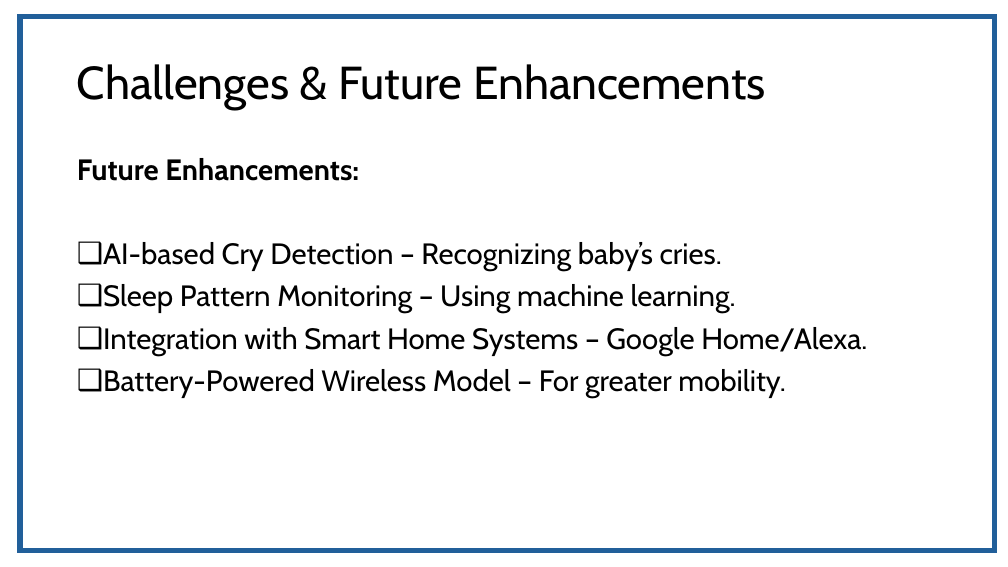
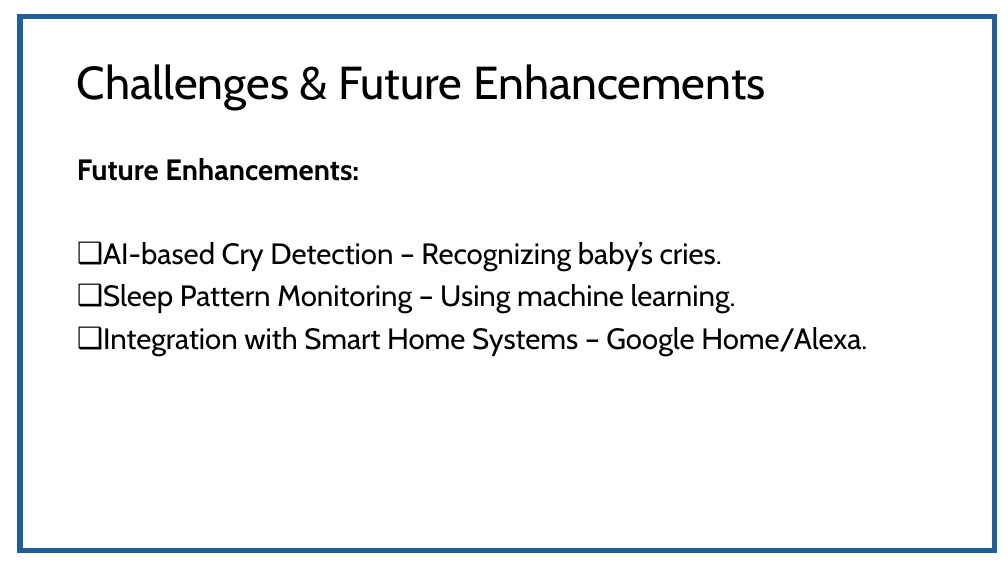
Before and after one commit to fasih124/FYP_203, a slide deck: slide 20 of Requirement/specification/CareNest.pptx. Drawn at 1008x567 pixels with LibreOffice and Linux fonts; fonts in the diff are those of the drawing. Boxes give left, top, right and bottom in pixels: in the first picture for what was removed or moved away, otherwise in the second. Text is boxed around its words. In the diff, an @@ line names an element or a change of style, - is before the commit and + after.

```diff
--- a/Requirement/specification/CareNest.pptx
+++ b/Requirement/specification/CareNest.pptx
@@ text at <box>103,369,785,398</box>: paragraph removed @@
-❑ Battery-Powered Wireless Model – For greater mobility.
```
Also in this commit, not shown: 1 other slide changed, 1 other file.
